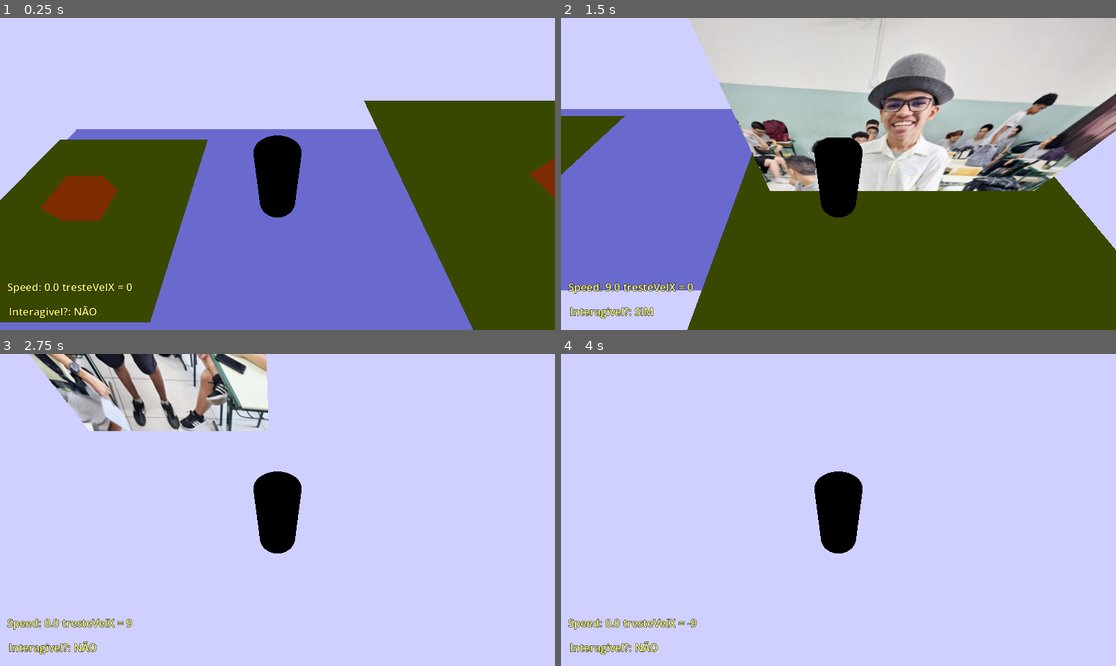
Above: before the commit, frames 1-4 (two rows, left to right).
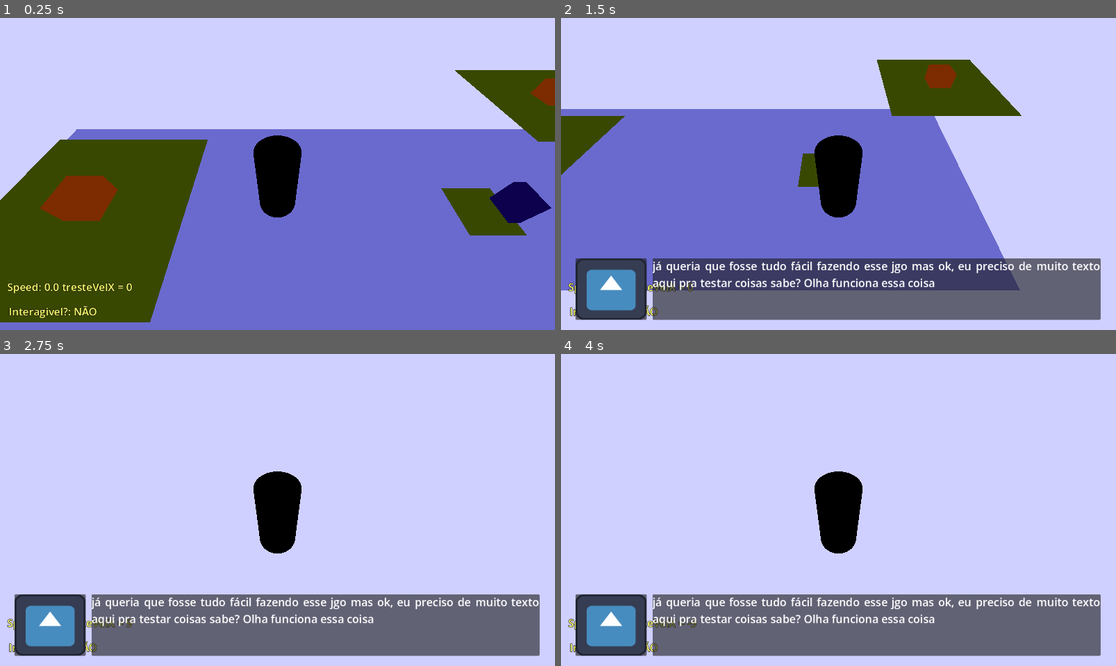
Above: after the commit, the same moments.

Repository: Mingliil/ti-tech-issues
Game: Godot game, scene res://Cenarios/test world.tscn
Two runs of this game, one before a commit and one after it. Both use one fixed random seed, a clock stepped at 60 frames per second and the inputs below. The engine's default icon, where the game draws it, is replaced by a stand-in: a white triangle on a blue panel in a dark square.
Inputs:
- Up to frame 1 (0.25 s): no input
- Up to frame 2 (1.5 s): hold D (direita) 0.53-1.28 s; tap E (Interact) at 0.6, 1.35 s; tap Space (pulo) at 0.77 s; hold S (baixo) from 1.28 s (still down)
- Up to frame 3 (2.75 s): tap Space (pulo) at 1.52 s; release S (baixo) at 2.03 s; hold D (direita) from 2.03 s (still down); hold Shift (Sprint) from 2.03 s (still down); tap E (Interact) at 2.3 s
- Up to frame 4 (4 s): release D (direita) at 2.78 s; release Shift (Sprint) at 2.78 s; hold W (cima) 2.78-3.53 s; tap E (Interact) at 2.85, 3.6 s; tap Space (pulo) at 3.02, 3.77 s; tap Enter at 3.5 s; hold A (esquerda) from 3.53 s (still down)

The runs differ from the first frame. In frame 1, 17% of the frame differs, in the area x 65-100%, y 16-100%; in frame 2, 72%, in the area x 2-100%, y 0-100%; in frame 3, 27%; in frame 4, 18%.

Commit message:
Vou ter que refazer boa parte mas é isso a vida

Diff:
--- /dev/null
+++ b/Cenarios/player_hud.gd
@@ -0,0 +1,25 @@
+extends Control
+
+var PLAYER
+var PlayerIntArea
+var speedText
+var IntText
+func _ready() -> void:
+	PLAYER = get_tree().get_first_node_in_group("Player")
+	speedText = get_node("sped")
+	IntText = get_node("Interact")
+	print(PLAYER)
+	PLAYER.PlSpeed.connect(_on_pl_speed)
+	PlayerIntArea = PLAYER.find_child("Area3D")
+	PlayerIntArea.area_entered.connect(_on_area_Player_entered)
+	PlayerIntArea.area_exited.connect(_on_area_Player_exited)
+
+func _process(delta: float) -> void:
+	pass
+
+func _on_pl_speed(Plspeed: Variant) -> void:
+	speedText.text = "Speed: %s treste" %Plspeed.z + "VelX = %x" %Plspeed.x
+func _on_area_Player_entered() -> void:
+	IntText.text = "Interagivel?: SIM"
+func _on_area_Player_exited() -> void:
+	IntText.text = "Interagivel?: NÃO"
--- a/Cenarios/test world.tscn
+++ b/Cenarios/test world.tscn
@@ -2,6 +2,8 @@
 
 [ext_resource type="PackedScene" uid="uid://ceahfnv25ootb" path="res://Entidades/player.tscn" id="1_sfdph"]
 [ext_resource type="PackedScene" uid="uid://b0iiqqpuhinen" path="res://Entidades/NPCTest.tscn" id="2_3vvcd"]
+[ext_resource type="PackedScene" uid="uid://5otior1ihcg" path="res://Entidades/test_pc.tscn" id="3_upe6q"]
+[ext_resource type="PackedScene" uid="uid://cg0k7w31gb4gx" path="res://GUIandHUDS/hud.tscn" id="4_7rgf2"]
 
 [sub_resource type="Environment" id="Environment_sfdph"]
 background_mode = 1
@@ -44,4 +46,9 @@
 transform = Transform3D(1.78, 0, 0, 0, 1.78, 0, 0, 0, 1.78, -6.765199, 0.56030035, 0)
 
 [node name="TestNpc2" parent="." unique_id=1232378812 instance=ExtResource("2_3vvcd")]
-transform = Transform3D(3.1683996, 0, 0, 0, 3.1683996, 0, 0, 0, 3.1683996, 7.302338, 0.969432, 0)
+transform = Transform3D(1.688, 0, 0, 0, 1.688, 0, 0, 0, 1.688, 10.176886, 0.969432, -4.8287277)
+
+[node name="TestPc" parent="." unique_id=780785931 instance=ExtResource("3_upe6q")]
+transform = Transform3D(1, 0, 0, 0, 1, 0, 0, 0, 1, 5.495941, 0.10552883, 0)
+
+[node name="HUD" parent="." unique_id=1502469353 instance=ExtResource("4_7rgf2")]
--- a/Codigos/Interact.gd
+++ /dev/null
@@ -1,11 +0,0 @@
-extends Label
-
-
-func _on_area_3d_area_entered(area: Area3D) -> void:
-	text = "Interagivel?: SIM"
-	pass # Replace with function body.
-
-
-func _on_area_3d_area_exited(area: Area3D) -> void:
-	text = "Interagivel?: NÃO"
-	pass # Replace with function body.
--- a/Codigos/sped.gd
+++ /dev/null
@@ -1,4 +0,0 @@
-extends Label
-
-func _on_player_pl_speed(Plspeed: Variant) -> void:
-	text = "Speed: %s treste" %Plspeed.z + "VelX = %x" %Plspeed.x
--- a/Entidades/player.tscn
+++ b/Entidades/player.tscn
@@ -1,8 +1,6 @@
 [gd_scene format=3 uid="uid://ceahfnv25ootb"]
 
 [ext_resource type="Script" uid="uid://ppcvppk2c2ku" path="res://Codigos/player.gd" id="1_4flbx"]
-[ext_resource type="Script" uid="uid://conw8jmndx6ot" path="res://Codigos/sped.gd" id="2_onrkg"]
-[ext_resource type="Script" uid="uid://cgrrtpip4e3fj" path="res://Codigos/Interact.gd" id="3_vcobw"]
 
 [sub_resource type="CylinderMesh" id="CylinderMesh_sh265"]
 
@@ -10,9 +8,6 @@
 albedo_color = Color(0, 0, 0, 1)
 
 [sub_resource type="CylinderShape3D" id="CylinderShape3D_4flbx"]
-
-[sub_resource type="Theme" id="Theme_i3pqv"]
-default_font_size = 22
 
 [sub_resource type="BoxShape3D" id="BoxShape3D_vcobw"]
 size = Vector3(1, 2.0408936, 1)
@@ -32,45 +27,8 @@
 [node name="PlayerCam" type="Camera3D" parent="Pivot" unique_id=1553448593]
 transform = Transform3D(1, 0, 0, 0, 0.62400234, 0.78142244, 0, -0.78142244, 0.62400234, 0, 4.00167, 2.9955783)
 
-[node name="Player_hud" type="Control" parent="." unique_id=1797330249]
-layout_mode = 3
-anchors_preset = 0
-offset_right = 40.0
-offset_bottom = 40.0
-theme = SubResource("Theme_i3pqv")
-
-[node name="sped" type="Label" parent="Player_hud" unique_id=184438089]
-layout_mode = 0
-offset_left = 15.0
-offset_top = 543.0
-offset_right = 105.0
-offset_bottom = 574.0
-theme_override_colors/font_color = Color(1, 1, 0.42745098, 1)
-theme_override_colors/font_shadow_color = Color(0, 0, 0, 0)
-theme_override_colors/font_outline_color = Color(0, 0, 0, 1)
-theme_override_constants/outline_size = 3
-text = "SPEED: 0"
-script = ExtResource("2_onrkg")
-
-[node name="Interact" type="Label" parent="Player_hud" unique_id=2143843198]
-layout_mode = 0
-offset_left = 18.0
-offset_top = 594.0
-offset_right = 202.0
-offset_bottom = 625.0
-theme_override_colors/font_color = Color(1, 1, 0.42745098, 1)
-theme_override_colors/font_shadow_color = Color(0, 0, 0, 0)
-theme_override_colors/font_outline_color = Color(0, 0, 0, 1)
-theme_override_constants/outline_size = 3
-text = "Interagivel?: NÃO"
-script = ExtResource("3_vcobw")
-
 [node name="Area3D" type="Area3D" parent="." unique_id=1524809691]
 
 [node name="CollisionShape3D" type="CollisionShape3D" parent="Area3D" unique_id=1976273162]
 transform = Transform3D(1, 0, 0, 0, 1, 0, 0, 0, 1, 0, 0.03324735, 0)
 shape = SubResource("BoxShape3D_vcobw")
-
-[connection signal="PlSpeed" from="." to="Player_hud/sped" method="_on_player_pl_speed"]
-[connection signal="area_entered" from="Area3D" to="Player_hud/Interact" method="_on_area_3d_area_entered"]
-[connection signal="area_exited" from="Area3D" to="Player_hud/Interact" method="_on_area_3d_area_exited"]
--- a/Entidades/test_pc.tscn
+++ b/Entidades/test_pc.tscn
@@ -1,9 +1,20 @@
-[gd_scene format=3 uid="uid://28jmnidkqjlo"]
+[gd_scene format=3 uid="uid://5otior1ihcg"]
 
 [ext_resource type="Script" uid="uid://bc4xtxv87dwuv" path="res://test_pc.gd" id="1_l6o1r"]
 [ext_resource type="PackedScene" uid="uid://du0prqdytllax" path="res://Ferramentas e mais/area_de_interação.tscn" id="2_0cw8w"]
+
+[sub_resource type="StandardMaterial3D" id="StandardMaterial3D_l6o1r"]
+albedo_color = Color(0.112100564, 0.000120110286, 0.18834552, 1)
+
+[sub_resource type="BoxMesh" id="BoxMesh_0cw8w"]
+material = SubResource("StandardMaterial3D_l6o1r")
 
 [node name="TestPc" type="Node3D" unique_id=780785931]
 script = ExtResource("1_l6o1r")
 
 [node name="Area3D" parent="." unique_id=7940264 instance=ExtResource("2_0cw8w")]
+transform = Transform3D(1.595, 0, 0, 0, 1.595, 0, 0, 0, 1.595, -0.71277887, 0, 0)
+
+[node name="MeshInstance3D" type="MeshInstance3D" parent="." unique_id=2111273248]
+transform = Transform3D(0.3545969, 0, 0, 0, 0.88781834, 0, 0, 0, 0.8441376, 0, 0.36423358, 0)
+mesh = SubResource("BoxMesh_0cw8w")
--- /dev/null
+++ b/GUIandHUDS/HUD_manager.gd
@@ -0,0 +1,13 @@
+extends CanvasLayer
+
+var PLAYER
+# Called when the node enters the scene tree for the first time.
+func _ready() -> void:
+	PLAYER = get_tree().get_first_node_in_group("Player")
+
+# Called every frame. 'delta' is the elapsed time since the previous frame.
+func _process(delta: float) -> void:
+	if has_node("ChatGUI"):
+		print
+		pass
+	pass
--- /dev/null
+++ b/GUIandHUDS/hud.tscn
@@ -0,0 +1,44 @@
+[gd_scene format=3 uid="uid://cg0k7w31gb4gx"]
+
+[ext_resource type="Script" uid="uid://bwo4ee58wiv5c" path="res://Cenarios/player_hud.gd" id="1_06m7l"]
+[ext_resource type="Script" uid="uid://m72ecay852nl" path="res://GUIandHUDS/HUD_manager.gd" id="1_m502x"]
+
+[sub_resource type="Theme" id="Theme_ovo6g"]
+default_font_size = 22
+
+[node name="HUD" type="CanvasLayer" unique_id=1502469353 groups=["HUD"]]
+script = ExtResource("1_m502x")
+
+[node name="Player_hud" type="Control" parent="." unique_id=1934462318]
+layout_mode = 3
+anchors_preset = 15
+anchor_right = 1.0
+anchor_bottom = 1.0
+grow_horizontal = 2
+grow_vertical = 2
+theme = SubResource("Theme_ovo6g")
+script = ExtResource("1_06m7l")
+
+[node name="sped" type="Label" parent="Player_hud" unique_id=130905861]
+layout_mode = 0
+offset_left = 15.0
+offset_top = 543.0
+offset_right = 105.0
+offset_bottom = 574.0
+theme_override_colors/font_color = Color(1, 1, 0.42745098, 1)
+theme_override_colors/font_shadow_color = Color(0, 0, 0, 0)
+theme_override_colors/font_outline_color = Color(0, 0, 0, 1)
+theme_override_constants/outline_size = 3
+text = "SPEED: 0"
+
+[node name="Interact" type="Label" parent="Player_hud" unique_id=1365949856]
+layout_mode = 0
+offset_left = 18.0
+offset_top = 594.0
+offset_right = 202.0
+offset_bottom = 625.0
+theme_override_colors/font_color = Color(1, 1, 0.42745098, 1)
+theme_override_colors/font_shadow_color = Color(0, 0, 0, 0)
+theme_override_colors/font_outline_color = Color(0, 0, 0, 1)
+theme_override_constants/outline_size = 3
+text = "Interagivel?: NÃO"
--- /dev/null
+++ b/pc_test.gd
@@ -0,0 +1,9 @@
+extends Node3D
+var AreaInt
+func _ready() -> void:
+	pass # Replace with function body.
+
+
+# Called every frame. 'delta' is the elapsed time since the previous frame.
+func _process(delta: float) -> void:
+	pass
--- a/project.godot
+++ b/project.godot
@@ -18,6 +18,7 @@
 [global_group]
 
 Player=""
+HUD=""
 
 [input]
 
--- a/test_pc.gd
+++ b/test_pc.gd
@@ -1,11 +1,34 @@
 extends Node3D
-
-
+var IntArea
+var PLAYER
+var HUD
 # Called when the node enters the scene tree for the first time.
 func _ready() -> void:
-	pass # Replace with function body.
-
-
+	PLAYER = get_tree().get_first_node_in_group("Player")
+	HUD = get_tree().get_first_node_in_group("HUD")
+	IntArea = get_node("Area3D")
+	IntArea.area_entered.connect(_on_area_entered)
+	IntArea.area_exited.connect(_on_area_exited)
 # Called every frame. 'delta' is the elapsed time since the previous frame.
 func _process(delta: float) -> void:
 	pass
+# aqui coloca tudo que precisa para quando o personagem entrar
+func _on_area_entered(area: Area3D) -> void:
+	print("entrou")
+	PLAYER.interact.connect(_on_player_interact)
+	add_to_group("Player")
+	pass
+
+# e aqui para quando ele sair
+func _on_area_exited(area: Area3D) -> void:
+	remove_from_group("Player")
+	pass
+func _on_player_interact(Interact: Variant) -> void:
+	if is_in_group("Player"):
+
+		var chagui = load("res://GUIandHUDS/chat_gui.tscn")
+		var chatinsta = chagui.instantiate()
+		print(chatinsta)
+		HUD.add_child(chatinsta)
+
+	pass
Not shown, added: Cenarios/player_hud.gd.uid
Not shown, removed: Codigos/Interact.gd.uid
Not shown, removed: Codigos/sped.gd.uid
Not shown, added: GUIandHUDS/HUD_manager.gd.uid
Not shown, added: pc_test.gd.uid
